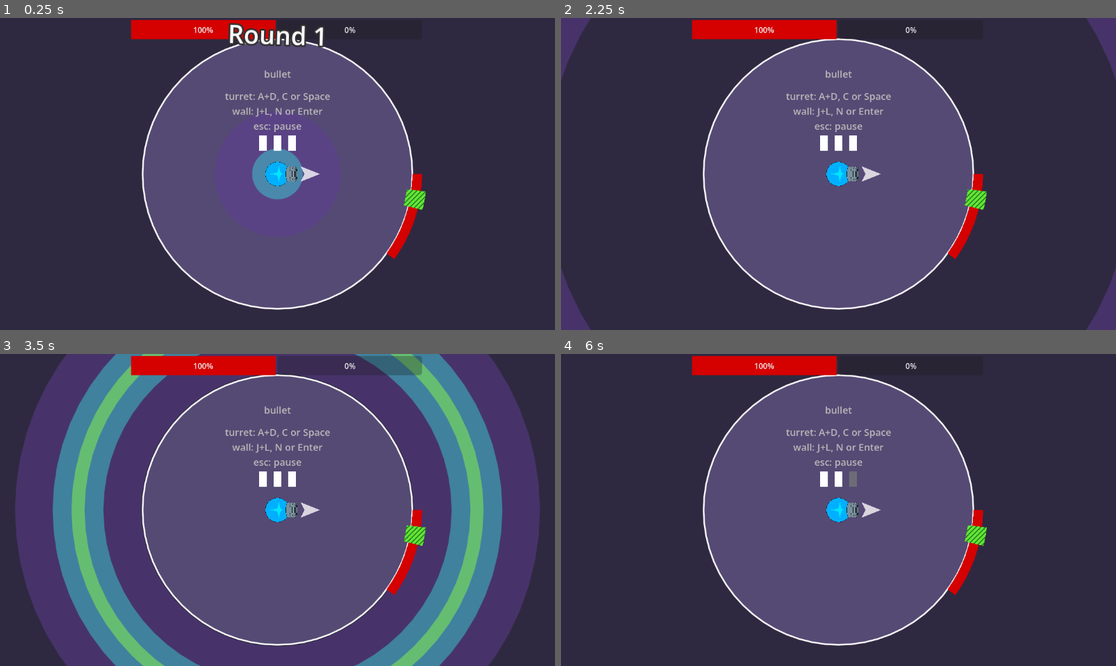
Above: before the commit, frames 1-4 (two rows, left to right).
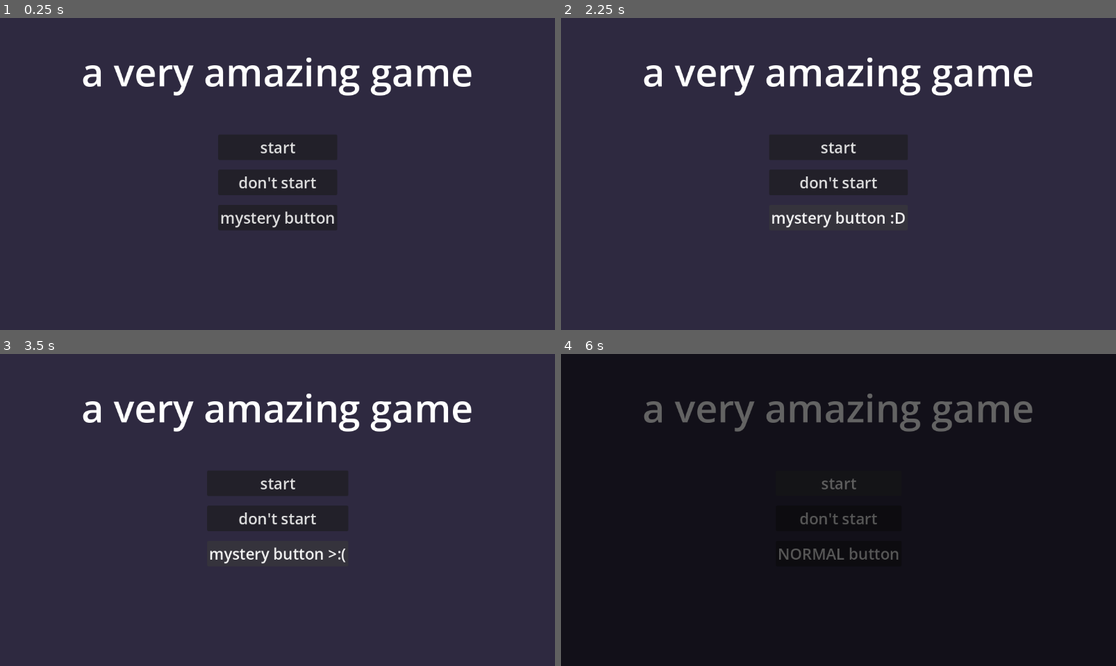
Above: after the commit, the same moments.

Repository: solirides/amazing-game
Game: Godot game, scene res://scenes/main_menu/main_menu.tscn
Same seed, same stepped clock (60 frames per second), same inputs: the game is played once before the commit and once after it. Before the commit the project starts from res://scenes/world/world.tscn. The engine's default icon, where the game draws it, is replaced by a stand-in: a white triangle on a blue panel in a dark square.
Inputs (mouse positions are in pixels of both pictures, inside the frame that each line leads up to):
- Up to frame 1 (0.25 s): no input
- Up to frame 2 (2.25 s): click (838, 217) at 0.5 s, where only the run after the commit has a clickable "mystery button"; click (838, 217) at 1.25 s, where only the run after the commit has a clickable "mystery button :)"; click (838, 217) at 2 s, where only the run after the commit has a clickable "mystery button :O"
- Up to frame 3 (3.5 s): click (277, 553) at 2.75 s, where only the run after the commit has a clickable "mystery button :D"
- Up to frame 4 (6 s): click (838, 553) at 3.5 s, where only the run after the commit has a clickable "mystery button >:("; click (838, 553) at 4.25 s, where only the run after the commit has a clickable "HACKS ENABLED"; click (838, 553) at 5 s, where only the run after the commit has a clickable "mystery button ???"; click (838, 481) at 5.75 s, where only the run after the commit has a clickable "start"

The runs differ from the first frame. In frame 1, 37% of the frame differs, in the area x 14-85%, y 0-94%; in frame 2, 39%; in frame 3, 87%; in frame 4, 100%, in the area x 0-100%, y 0-100%.

Commit message:
quality of life

Diff:
--- /dev/null
+++ b/amazing-game/assets/shaders/sunburst.gdshader
@@ -0,0 +1,55 @@
+shader_type canvas_item;
+
+uniform vec4 color1 : source_color = vec4(1, 0, 0, 1.0);
+uniform vec4 color2 : source_color = vec4(0, 0, 1, 1.0);
+uniform float repeat_amount : hint_range(1.0, 100.0) = 30.0;
+uniform float mod_value : hint_range(1.0, 10.0) = 2.0;
+uniform float rotation_speed : hint_range(0.0, 1.0) = 0.02;
+uniform bool use_rainbow = false;
+uniform float rainbow_speed : hint_range(0.0, 2.0) = 0.5;
+uniform float rainbow_opacity : hint_range(0.0, 1.0) = 1.0;
+
+vec3 hsv2rgb(vec3 c) {
+    vec4 K = vec4(1.0, 2.0 / 3.0, 1.0 / 3.0, 3.0);
+    vec3 p = abs(fract(c.xxx + K.xyz) * 6.0 - K.www);
+    return c.z * mix(K.xxx, clamp(p - K.xxx, 0.0, 1.0), c.y);
+}
+
+float atan2_(in float y, in float x) {
+    return atan(y, x);
+}
+
+vec2 to_polar(vec2 cartesian) {
+    const float TWO_PI = 6.28318530718;
+    float len = length(cartesian);
+    float angle = atan2_(cartesian.y, cartesian.x);
+    return vec2(angle / TWO_PI, len);
+}
+
+float scanlines(float x, float repeat_, float modValue) {
+    x = floor(x * repeat_);
+    return mod(x, modValue);
+}
+
+void fragment() {
+    vec2 uv = UV;
+    vec2 pos = uv - 0.5;
+    float aspect = (1.0 / SCREEN_PIXEL_SIZE.x) / (1.0 / SCREEN_PIXEL_SIZE.y);
+    pos.x *= aspect;
+    pos = to_polar(pos);
+
+    float scan = scanlines(pos.x + (TIME * rotation_speed), repeat_amount, mod_value);
+    vec4 final_color;
+    if (use_rainbow) {
+        float hue1 = fract(TIME * rainbow_speed);
+        float hue2 = fract(TIME * rainbow_speed + 0.5);
+        vec3 rainbow1 = hsv2rgb(vec3(hue1, 1.0, 1.0));
+        vec3 rainbow2 = hsv2rgb(vec3(hue2, 1.0, 1.0));
+        vec3 rgb = mix(rainbow1, rainbow2, scan / (mod_value - 1.0));
+        final_color = vec4(rgb, rainbow_opacity);
+    } else {
+        final_color = mix(color1, color2, scan / (mod_value - 1.0));
+    }
+
+    COLOR = final_color;
+}
--- a/amazing-game/modules/bullet/bullet.gd
+++ b/amazing-game/modules/bullet/bullet.gd
@@ -2,12 +2,23 @@
 
 var damage = 1
 var hit_processed = false
+var homing = false
+var homing_speed = 10
+var target:Node
 
 # Called when the node enters the scene tree for the first time.
 func _ready() -> void:
 	pass # Replace with function body.
 
-
 # Called every frame. 'delta' is the elapsed time since the previous frame.
 func _process(delta: float) -> void:
 	pass
+
+func _physics_process(delta: float) -> void:
+	if target != null and homing == true:
+		var dir = target.global_position - self.global_position
+		var a = atan2(dir.y, dir.x)
+		#linear_velocity = linear_velocity.rotated(a)
+		linear_velocity = linear_velocity + dir * homing_speed * delta
+		linear_velocity = lerp(linear_velocity, Vector2.ZERO, 2.0 * delta)
+		self.rotation = atan2(linear_velocity.y, linear_velocity.x)
--- a/amazing-game/modules/cards/cards.gd
+++ b/amazing-game/modules/cards/cards.gd
@@ -1,4 +1,9 @@
 class_name Cards
+
+
+# NOTE: collision shape has a low priority for recieving mouse inputs
+# any control nodes in the scene will consume mouse inputs instead
+# set mouse filter to pass
 
 extends Area2D
 
--- a/amazing-game/modules/global/game_manager.gd
+++ b/amazing-game/modules/global/game_manager.gd
@@ -18,6 +18,8 @@
 # false:original controls
 # true:controls have been swapped
 var swap_state = false
+var hacks = false
+var transition_node:Node
 
 signal players_swapped(state:bool)
 
@@ -29,8 +31,9 @@
 	pass
 
 func _input(event: InputEvent) -> void:
-	if event.is_action_pressed("ui_cancel"):
-		get_tree().paused = !get_tree().paused
+	pass
+	#if event.is_action_pressed("ui_cancel"):
+		#get_tree().paused = !get_tree().paused
 
 func swap_players(state:bool, force:bool=false):
 	if state != swap_state or force:
@@ -91,3 +94,26 @@
 
 		saved_actions_p1.append(events1)
 		saved_actions_p2.append(events2)
+
+var transition_scene = preload("res://modules/transition/transition.tscn")
+
+func switch_scene(file_path:String):
+	transition_node = transition_scene.instantiate()
+	self.add_child(transition_node)
+
+	var time = 0.3
+	var time2 = 0.15
+	transition_node.fade_out(time)
+	#$Transition.fade_out(time)
+
+	await get_tree().create_timer(time).timeout
+
+	get_tree().change_scene_to_file(file_path)
+	await get_tree().scene_changed
+	await get_tree().process_frame
+
+	transition_node.fade_in(time2)
+
+	#var b = transition_scene.instantiate()
+	#get_tree().root.add_child(b)
+	#b.fade_in()
--- a/amazing-game/modules/player/player.gd
+++ b/amazing-game/modules/player/player.gd
@@ -7,7 +7,7 @@
 @export var base_speed:float = 6.0
 @export var base_accel:float = 20
 @export var base_decel:float = 3
-@export var base_health:int = 100
+@export var base_health:int = 60
 @export var respawn_time:float = 4.0
 @export var base_ammo:int = 3
 
@@ -24,6 +24,7 @@
 var can_move = true
 var alive_state = true
 var can_shoot = false
+var is_hacking = false
 
 var upgrades = {
 	"shield":0,
--- a/amazing-game/modules/player/turret.gd
+++ b/amazing-game/modules/player/turret.gd
@@ -21,6 +21,7 @@
 	GameManager.turret = self
 	GameManager.player1 = self
 	GameManager.players_swapped.connect(swap_player)
+	is_hacking = GameManager.hacks
 
 	#await get_tree().process_frame
 	#await get_tree().process_frame
@@ -95,13 +96,18 @@
 	#instance.rotate(direction.angle())
 	instance.rotate(theta)
 	instance.damage = damage
+
+	if is_hacking:
+		instance.target = GameManager.wall.critical_target_spot
+		instance.homing = true
 	#instance.scale = Vector2(damage, damage)
+
 	instance.get_node("Polygon2D").color = $Polygon2D.modulate
 	instance.get_node("Label").text = str(int(damage))
 	GameManager.world.info_label.text = "bullet damage: " + str(damage)
 	print("spawned bullet with damage: " + str(damage))
 
-	get_tree().root.add_child(instance)
+	get_tree().current_scene.add_child(instance)
 
 	ammo -= 1
 	ammo_changed.emit(ammo)
--- a/amazing-game/modules/player/wall.gd
+++ b/amazing-game/modules/player/wall.gd
@@ -5,6 +5,8 @@
 @export var inner_radius:float = 280
 @export var arc_angle:float = 0.7
 @export var critical_damage_multiplier:float = 2
+
+@onready var critical_target_spot = $CriticalSpot/Marker2D
 
 func _ready() -> void:
 	GameManager.wall = self
@@ -14,6 +16,7 @@
 	var polygon = create_polygon(arc_angle)
 	$Polygon2D.polygon = polygon
 	$CollisionPolygon2D.polygon = polygon
+	critical_target_spot.position.x = inner_radius
 
 	create_critical_spot(0.2)
 
--- a/amazing-game/modules/player/wall.tscn
+++ b/amazing-game/modules/player/wall.tscn
@@ -43,6 +43,8 @@
 
 [node name="CollisionPolygon2D" type="CollisionPolygon2D" parent="CriticalSpot" unique_id=2029185884]
 
+[node name="Marker2D" type="Marker2D" parent="CriticalSpot" unique_id=162470571]
+
 [node name="CollisionPolygon2D" type="CollisionPolygon2D" parent="." unique_id=790185396]
 
 [connection signal="body_entered" from="." to="." method="_on_body_entered"]
--- /dev/null
+++ b/amazing-game/modules/transition/transition.gd
@@ -0,0 +1,29 @@
+extends CanvasLayer
+
+
+# Called when the node enters the scene tree for the first time.
+func _ready() -> void:
+	$ColorRect.modulate = Color(1,1,1,0)
+	#fade_out()
+
+# Called every frame. 'delta' is the elapsed time since the previous frame.
+func _process(delta: float) -> void:
+	pass
+
+var tween
+func fade_out(time:float):
+	$ColorRect.modulate = Color(1,1,1,0)
+	if tween:
+		tween.kill()
+	tween = create_tween()
+	tween.tween_property($ColorRect, "modulate", Color(1,1,1,1), time)
+
+func fade_in(time:float):
+	$ColorRect.modulate = Color(1,1,1,1)
+	if tween:
+		tween.kill()
+	tween = create_tween()
+	tween.tween_property($ColorRect, "modulate", Color(1,1,1,0), time)
+
+	await tween.finished
+	self.queue_free()
--- /dev/null
+++ b/amazing-game/modules/transition/transition.tscn
@@ -0,0 +1,16 @@
+[gd_scene format=3 uid="uid://c0bc17q60ne8k"]
+
+[ext_resource type="Script" uid="uid://drp3y4l0am6at" path="res://modules/transition/transition.gd" id="1_np0g6"]
+
+[node name="Transition" type="CanvasLayer" unique_id=539624026]
+layer = 1000
+script = ExtResource("1_np0g6")
+
+[node name="ColorRect" type="ColorRect" parent="." unique_id=731857354]
+modulate = Color(1, 1, 1, 0)
+anchors_preset = 15
+anchor_right = 1.0
+anchor_bottom = 1.0
+grow_horizontal = 2
+grow_vertical = 2
+color = Color(0, 0, 0, 1)
--- a/amazing-game/project.godot
+++ b/amazing-game/project.godot
@@ -11,7 +11,7 @@
 [application]
 
 config/name="amazing game"
-run/main_scene="uid://dqj8oypchmnag"
+run/main_scene="uid://bwppdbxa50top"
 config/features=PackedStringArray("4.6", "Forward Plus")
 config/icon="res://icon.svg"
 
--- a/amazing-game/scenes/main_menu/main_menu.gd
+++ b/amazing-game/scenes/main_menu/main_menu.gd
@@ -1,13 +1,49 @@
 extends Control
+
+var mystery_state = 0
+@onready var mystery_button = $CenterContainer/Mystery
 
 func _on_quit_pressed() -> void:
 	get_tree().quit()
 
 func _on_start_pressed() -> void:
-	get_tree().change_scene_to_file("res://scenes/world/world.tscn")
+	#get_tree().change_scene_to_file("res://scenes/world/world.tscn")
+	GameManager.switch_scene("res://scenes/world/world.tscn")
+
+func _on_mystery_pressed() -> void:
+	mystery_state += 1
+	var text = "mystery button"
+	match mystery_state:
+		1:
+			text = "mystery button :)"
+		2:
+			text = "mystery button :O"
+		3:
+			text = "mystery button :D"
+		4:
+			text = "mystery button >:("
+		5:
+			text = "HACKS ENABLED"
+			GameManager.hacks = true
+		6:
+			text = "mystery button ???"
+		7:
+			text = "NORMAL button"
+		8:
+			text = "okay stop"
+		9:
+			text = "STOP"
+		10:
+			text = "DO NOT PRESS"
+		11:
+			text = "bruh"
+	mystery_button.text = text
+
+	if mystery_state >= 11:
+		mystery_function()
 
 
-func _on_mystery_pressed() -> void:
+func mystery_function():
 	# nothing to see here :)
 	var output = []
 	match OS.get_name():
--- a/amazing-game/scenes/main_menu/main_menu.tscn
+++ b/amazing-game/scenes/main_menu/main_menu.tscn
@@ -54,7 +54,7 @@
 [node name="Mystery" type="Button" parent="CenterContainer" unique_id=1987323306]
 layout_mode = 2
 theme = ExtResource("2_ekxnf")
-text = "mystery button :)"
+text = "mystery button"
 
 [connection signal="pressed" from="CenterContainer/Start" to="." method="_on_start_pressed"]
 [connection signal="pressed" from="CenterContainer/Quit" to="." method="_on_quit_pressed"]
--- a/amazing-game/scenes/world/camera.gd
+++ b/amazing-game/scenes/world/camera.gd
@@ -11,7 +11,6 @@
 
 # Called every frame. 'delta' is the elapsed time since the previous frame.
 func _process(delta: float) -> void:
-
 	if target != null:
 		global_position = lerp(global_position, target.global_position, delta * speed)
 
--- a/amazing-game/scenes/world/health_bars.gd
+++ b/amazing-game/scenes/world/health_bars.gd
@@ -2,7 +2,9 @@
 
 
 @onready var bar1 = $HBoxContainer/Health
+@onready var label1 = $HBoxContainer/Health/Label
 @onready var bar2 = $HBoxContainer/Shield
+@onready var label2 = $HBoxContainer/Shield/Label
 
 # Called when the node enters the scene tree for the first time.
 func _ready() -> void:
@@ -12,7 +14,13 @@
 # Called every frame. 'delta' is the elapsed time since the previous frame.
 func _process(delta: float) -> void:
 	bar1.value = GameManager.wall.health
+	bar1.max_value = GameManager.wall.base_health
+	label1.text = str(int(GameManager.wall.health))
+
 	bar2.value = GameManager.wall.shield
+	#bar2.max_value = GameManager.wall.shield
+	bar2.max_value = GameManager.wall.base_health
+	label2.text = str(int(GameManager.wall.shield))
 	#bar2.value = GameManager.turret.health
 
 #stylebox_2 = get_theme_stylebox("panel").duplicate()
--- a/amazing-game/scenes/world/world.tscn
+++ b/amazing-game/scenes/world/world.tscn
@@ -2,6 +2,7 @@
 
 [ext_resource type="Script" uid="uid://b5dajo7xuf5e6" path="res://scenes/world/world.gd" id="1_k0juu"]
 [ext_resource type="PackedScene" uid="uid://b65jgvaki42my" path="res://modules/player/turret.tscn" id="1_nnsk1"]
+[ext_resource type="Shader" uid="uid://bac6h2uqtxcn3" path="res://assets/shaders/sunburst.gdshader" id="2_gb53w"]
 [ext_resource type="PackedScene" uid="uid://dyy8y5xftvvi3" path="res://modules/player/wall.tscn" id="2_rwgxs"]
 [ext_resource type="Script" uid="uid://cd4g7rhnnvep4" path="res://scenes/world/camera.gd" id="2_v5dby"]
 [ext_resource type="Script" uid="uid://bmt4rrbbbby3w" path="res://scenes/world/circle.gd" id="3_4wyf3"]
@@ -10,17 +11,41 @@
 [ext_resource type="Script" uid="uid://cyfvt1ht8toqp" path="res://scenes/world/health_bars.gd" id="6_t5ptc"]
 [ext_resource type="PackedScene" uid="uid://wd35i56nmnkx" path="res://modules/gui/gui.tscn" id="9_1yooq"]
 
+[sub_resource type="ShaderMaterial" id="ShaderMaterial_5qq27"]
+shader = ExtResource("2_gb53w")
+shader_parameter/color1 = Color(0.1426242, 0.0863845, 0.15017721, 1)
+shader_parameter/color2 = Color(0.19059232, 0.14188668, 0.21495515, 1)
+shader_parameter/repeat_amount = 30.0
+shader_parameter/mod_value = 2.0
+shader_parameter/rotation_speed = 0.02
+shader_parameter/use_rainbow = false
+shader_parameter/rainbow_speed = 0.5
+shader_parameter/rainbow_opacity = 1.0
+
 [sub_resource type="LabelSettings" id="LabelSettings_k0juu"]
 font_size = 20
 font_color = Color(0.728822, 0.728822, 0.728822, 1)
 
 [sub_resource type="StyleBoxFlat" id="StyleBoxFlat_bq33v"]
 
+[sub_resource type="LabelSettings" id="LabelSettings_1yooq"]
+
 [node name="World" type="Node2D" unique_id=345513547 node_paths=PackedStringArray("wall_node", "turret_node", "circle_display")]
 script = ExtResource("1_k0juu")
 wall_node = NodePath("Wall")
 turret_node = NodePath("Turret")
 circle_display = NodePath("CircleDisplay")
+
+[node name="Background" type="CanvasLayer" parent="." unique_id=905452983]
+layer = -10
+
+[node name="ColorRect" type="ColorRect" parent="Background" unique_id=1540085153]
+material = SubResource("ShaderMaterial_5qq27")
+anchors_preset = 15
+anchor_right = 1.0
+anchor_bottom = 1.0
+grow_horizontal = 2
+grow_vertical = 2
 
 [node name="Camera2D" type="Camera2D" parent="." unique_id=1396958463 node_paths=PackedStringArray("target")]
 script = ExtResource("2_v5dby")
@@ -105,12 +130,38 @@
 layout_mode = 2
 theme_override_styles/fill = SubResource("StyleBoxFlat_bq33v")
 value = 65.0
+show_percentage = false
+
+[node name="Label" type="Label" parent="HealthBars/HBoxContainer/Health" unique_id=91340137]
+layout_mode = 1
+anchors_preset = 15
+anchor_right = 1.0
+anchor_bottom = 1.0
+grow_horizontal = 2
+grow_vertical = 2
+text = "123/123"
+label_settings = SubResource("LabelSettings_1yooq")
+horizontal_alignment = 1
+vertical_alignment = 1
 
 [node name="Shield" type="ProgressBar" parent="HealthBars/HBoxContainer" unique_id=658988206]
 custom_minimum_size = Vector2(300, 40)
 layout_mode = 2
 theme_override_styles/fill = SubResource("StyleBoxFlat_bq33v")
 value = 65.0
+show_percentage = false
+
+[node name="Label" type="Label" parent="HealthBars/HBoxContainer/Shield" unique_id=462941091]
+layout_mode = 1
+anchors_preset = 15
+anchor_right = 1.0
+anchor_bottom = 1.0
+grow_horizontal = 2
+grow_vertical = 2
+text = "123/123"
+label_settings = SubResource("LabelSettings_1yooq")
+horizontal_alignment = 1
+vertical_alignment = 1
 
 [node name="CanvasLayer" type="CanvasLayer" parent="." unique_id=1441546883]
 
Not shown, added: amazing-game/assets/shaders/sunburst.gdshader.uid
Not shown, added: amazing-game/modules/transition/transition.gd.uid
